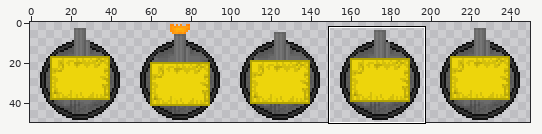
One commit to this sprite sheet: strong.png. Above: a wide view before the commit, with the close-up outlined.
Close-up. As it was:
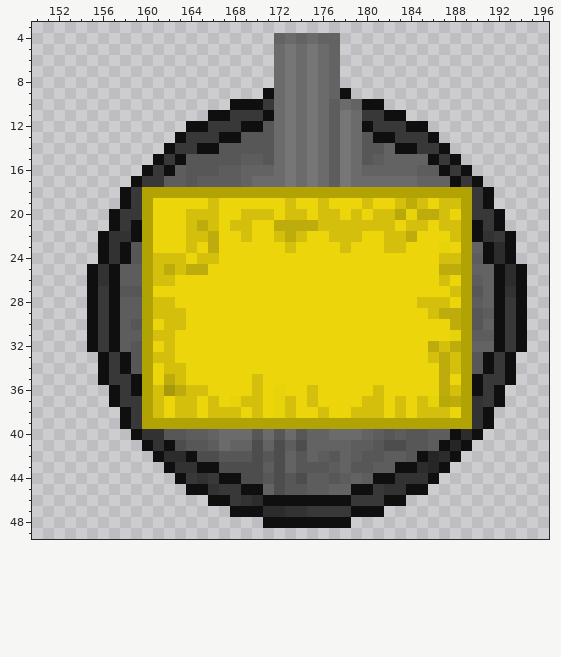
The file is 250x50 pixels. Colours within 5 levels of each other are drawn and written as one. Shown: x 150..196, y 3..49. The commit also changed other parts of the picture, which this record leaves out.
Now the later version:
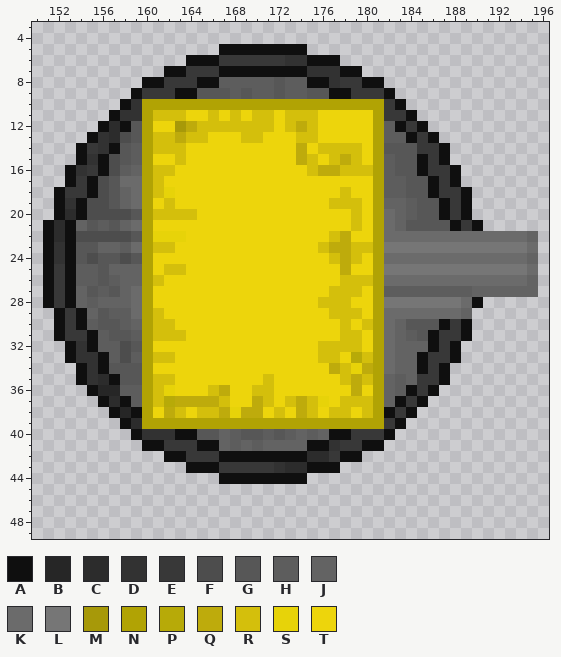
Palette (. is transparent): A #0f0f0f  B #262626  C #2c2c2c  D #323232  E #383838  F #4d4d4d  G #575757  H #5d5d5d  J #636363  K #6b6b6b  L #767676  M #a79909  N #b1a304  P #b7aa08  Q #beab0c  R #d4bf0c  S #e7d309  T #edd50c
What changed:
@@ x 150..196 @@
  3 ...............................................
- 4 ......................JKJKJJ...................
- 5 ......................KLKLKJ...................
- 6 ......................KLKLKJ...................
- 7 ......................KLKLKJ...................
- 8 ......................KLKLKJ...................
- 9 .....................AKLKLKJA..................
-10 ..................AAAEKLKLKHKJAA...............
-11 ................AAEEEAKLKLKHLKEEAA.............
-12 ..............AAEEEAAGKLKLKHLKAEEEAA...........
-13 .............AEEEAAGGGKLKLKHLKGAAEEEA..........
-14 ............AEEAAGGGGGKLKLKHLKGGJAAEEA.........
-15 ...........AEAGGGGGHHGKLKLKHLKGHJJJJAEA........
-16 ..........AEAHGGGHHJJJKLKLKHLKJJJJJHHAEA.......
-17 .........AEEHHGHHHHJKKKLKLKHLKKKKKKJJJAEA......
-18 ........AENNNNNNNNNNNNNNNNNNNNNNNNNNNNNNEA.....
-19 ........AENTTTTTRTTTTTTRTTRTTTRTTRQRTRRNEA.....
-20 .......AEENTTTRRRTTRRRTRRTRRTRTRRPSQQRTNEEA....
-21 .......AEANTTTRQRTRRTTQQQQRRRRRRRTRRTRRNAEA....
-22 ......ADDANTTTRRQTTRTTRQRTTRRRTTRRQTTTRNADEA...
-23 ......ADAGNTTTRTQTTTTTTRTTTTRTTTRRTTTSTNJACA...
-24 ......ADAGNRRRTRRTTTTTTTTTTTTTTTTTTTTRRNHACA...
-25 .....ADAHHNRQRQQTTTTTTTTTTTTTTTTTTTTTQQNJJACA..
-26 .....ADAHHNRRTTTTTTTTTTTTTTTTTTTTTTTTRTNHJACA..
-27 .....AEAGGNTTTTTTTTTTTTTTTTTTTTTTTTTTTRNGJADA..
-28 .....AEAHHNRRTTTTTTTTTTTTTTTTTTTTTTRRRTNHJAEA..
-29 .....AEAHHNRRRTTTTTTTTTTTTTTTTTTTTTTRQQNGHAEA..
-30 .....AEAHGNTRRTTTTTTTTTTTTTTTTTTTTTTTTQNGJAEA..
-31 .....AEAHHNRRTTTTTTTTTTTTTTTTTTTTTTTTTSNHHAEA..
-32 .....AEAHGNTRTTTTTTTTTTTTTTTTTTTTTTTQRQNJJAEA..
-33 ......AEAGNRRTTTTTTTTTTTTTTTTTTTTTTTRQRNGAEA...
-34 ......AEAGNTRRTTTTTTTTTTTTTTTTTTTTTTTQRNGAEA...
-35 ......AEEANTQRTTTTTTRTTTTTTTTTTTTTTTTQTNAEEA...
-36 .......AEANRMQRRTTTTRTSTTRTTTTTRTTTTTQRNAEA....
-37 .......AEENRTRRTRTSRRTSRTRTTTTRRTRTRSPQNDEA....
-38 ........AENRTRRTRRRTRTSRTTRTTRRRTRTRRRTNDA.....
-39 ........AENNNNNNNNNNNNNNNNNNNNNNNNNNNNNNDA.....
-40 .........ADDGGHHJKKKGKGKGJJKKKJHGHGGHHACA......
-41 ..........ADAFGGHKJJFJFHFJJJJHHGFFGGHABA.......
-42 ...........ACCAFFGGGFGFJGJHGJHGGHHGABCA........
-43 ............ADDAAFFFFHFJGGGHJGGHHAACBA.........
-44 .............AEDEAAFFGFGFHHGHJHAADDDA..........
-45 ..............AADEEAAJFGGHHJJAAEDDAA...........
-46 ................AAEDCAAAAAAAAEEEAA.............
-47 ..................AAACCDDEEEEAAA...............
-48 .....................AAAAAAAA..................
+ 4 ...............................................
+ 5 .................AAAAAAAA......................
+ 6 ..............AAAEEEEEEDDAAA...................
+ 7 ............AAEEEAAAAAAAADDDAA.................
+ 8 ..........AAEEEAAHHHHHGHHAADEEAA...............
+ 9 .........AEEEAAGGGHGHHGHHGGAAEEEA..............
+10 ........ADNNNNNNNNNNNNNNNNNNNNNNEA.............
+11 .......ADDNRRRTTRTRTRRTRRRTTTTTNEEA............
+12 ......ACAGNTTMQRRRRRRRTRQRTTTTTNHAEA...........
+13 .....ADCFGNRRQRRTTTRRTTTRRTTTTTNHHAEA..........
+14 ....AEDAGHNRRRTTTTTTTTTTQTRRRRTNGGGEEA.........
+15 ....ADAFGHNTTRTTTTTTTTTTQRTRQRTNHGGAEA.........
+16 ...ADEAFHJNRRTTTTTTTTTTTTRQQRRRNHGGAEEA........
+17 ...AEAFGKKNRTTTTTTTTTTTTTTTTTTTNHHGGAEA........
+18 ..AEEAFGJKNRSTTTTTTTTTTTTTTTRTTNHHGGAEEA.......
+19 ..ADAFFGJKNTRTTTTTTTTTTTTTTRRRTNJJHGGAEA.......
+20 ..ACAFFFFGNRRRRTTTTTTTTTTTTTTRTNKJHGGAEA.......
+21 .ACAJGHGJKNTTTTTTTTTTTTTTTTTTRTNKJGGGGAEA......
+22 .ACAFFFFFGNSSSTTTTTTTTTTTTTRQTTNKKKKKKKKKKKKKJ.
+23 .ADAGGJJHKNRRTTTTTTTTTTTTTRQQRRNLLLLLLLLLLLLLK.
+24 .ADAGFGGFGNTTTTTTTTTTTTTTTTRQRTNKKKKKKKKKKKKKJ.
+25 .AEAHHGJJJNTRRTTTTTTTTTTTTTTQTTNLLLLLLLLLLLLLK.
+26 .AEAHHGHJJNRTTTTTTTTTTTTTTTTRRRNKKKKKKKKKKKKKJ.
+27 .AEAJGHGJKNTTTTTTTTTTTTTTTTRRRTNHHHHHHHHJJJJJJ.
+28 .AEAJHJJJKNTTTTTTTTTTTTTTTRRRTTNLLLLLLLKA......
+29 ..AEAJGHHKNRTTTTTTTTTTTTTTTRRRTNKKKKKKKJ.......
+30 ..AEAHGGHJNRRTTTTTTTTTTTTTTTRTRNKJGGGAEA.......
+31 ..AEEAHGGHNRRRTTTTTTTTTTTTTTRRTNKJHGAEEA.......
+32 ...ADAHHFGNTTTTTTTTTTTTTTTRRRRTNKJJJAEA........
+33 ...ADDAHFHNRRTTTTTTTTTTTTTRRTPRNKJJAEEA........
+34 ....ADAGGGNTTTTTTTTTTTTTTTTQRSQNKJJAEA.........
+35 ....ADCAGGNRRTTTTTTTTRTTTTTTRQRNJHJEEA.........
+36 .....ABBHHNRSTTTRQTTRRTTTTTTTQTNJHAEA..........
+37 ......ACAHNRPQQQQRTTQRTRQRSTRRRNJAEA...........
+38 .......ABANTQRTRRQSQQTRTQRTRRTRNAEA............
+39 ........ACNNNNNNNNNNNNNNNNNNNNNNEA.............
+40 .........ADDDAAGGJHGGHGHJHJAAEEEA..............
+41 ..........AAEEEAAJHJHJJJJAADEEAA...............
+42 ............AAEEEAAAAAAAACCEAA.................
+43 ..............AAAEEEEEDCCAAA...................
+44 .................AAAAAAAA......................
+45 ...............................................
+46 ...............................................
+47 ...............................................
+48 ...............................................
 49 ...............................................
Changed places in both close-ups, as pixel boxes (x1, y1, x2, y2):
changed: (43, 33, 538, 528)
